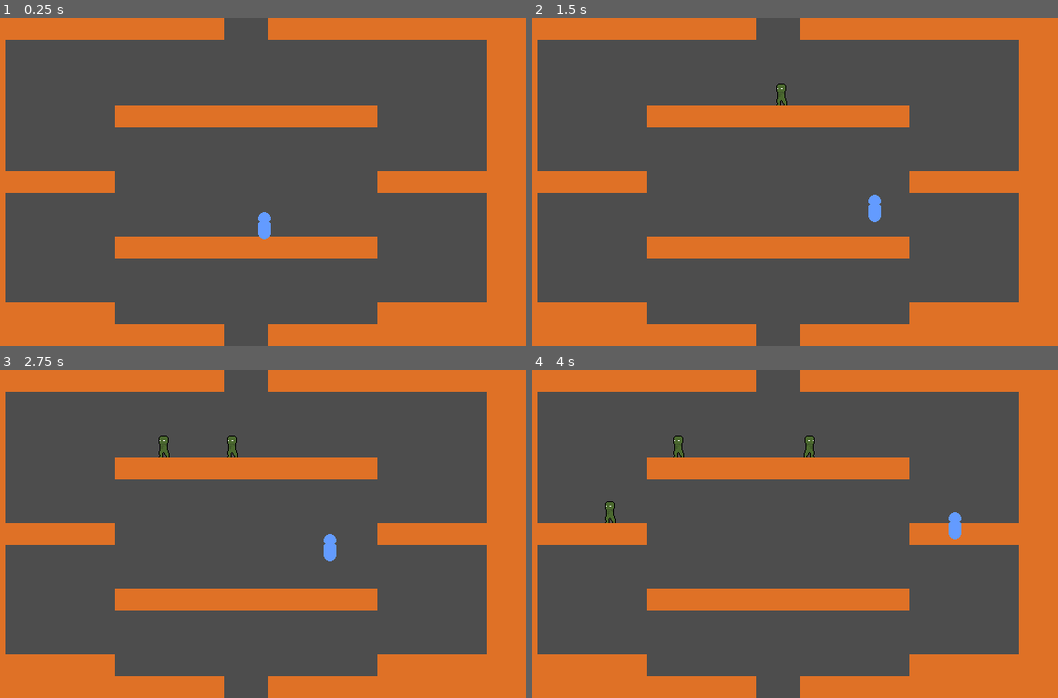
Above: before the commit, frames 1-4 (two rows, left to right).
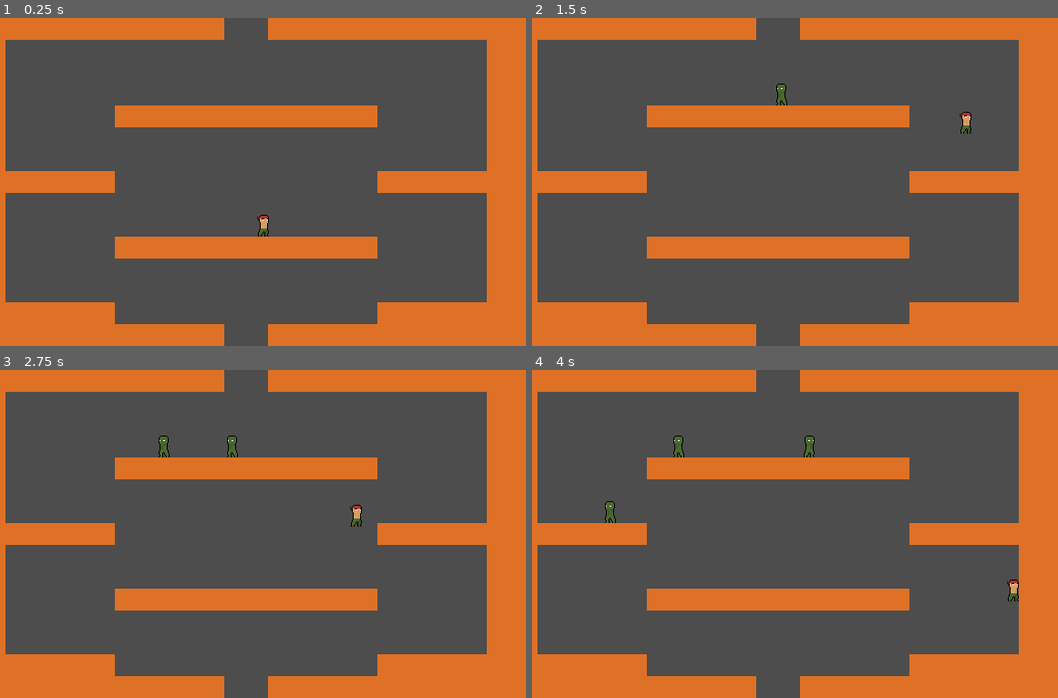
Above: after the commit, the same moments.

Repository: joshuajenner/battle-boxes
Game: Godot game, scene res://levels/level_test/level_test.tscn
The game is run twice, just before and just after one commit, with the same random seed, the same clock (stepped at 60 frames per second) and the same inputs.
Inputs:
- Up to frame 1 (0.25 s): no input
- Up to frame 2 (1.5 s): tap Enter at 0.5 s; hold D (move_right) from 0.53 s (still down); tap W (move_up) at 0.6, 0.77, 1.07, 1.35 s
- Up to frame 3 (2.75 s): tap W (move_up) at 1.52, 1.82, 2.1 s; release D (move_right) at 2.03 s; hold A (move_left) from 2.03 s (still down)
- Up to frame 4 (4 s): release A (move_left) at 2.78 s; hold D (move_right) from 2.78 s (still down); tap W (move_up) at 2.85, 3.02, 3.32, 3.6, 3.77 s

The runs differ from the first frame. In frame 1, 0.2% of the frame differs, in the area x 48-52%, y 59-68%; in frame 2, 0.3%, in the area x 63-84%, y 28-63%; in frame 3, 0.3%; in frame 4, 0.3%.

Commit message:
Updated player

Diff:
--- a/player/player.gd
+++ b/player/player.gd
@@ -1,17 +1,21 @@
 extends CharacterBody2D
 
 
-var move_speed: float = 100
+var move_speed: float = 200
+var jump_speed: float = -400
 
 
 func _ready() -> void:
 	pass
 
 
-func get_input():
-	var input_direction = Input.get_vector("move_left", "move_right", "move_up", "move_down")
-	velocity = input_direction * move_speed
+func _physics_process(delta: float) -> void:
+	if not is_on_floor():
+		velocity += get_gravity() * delta
 
-func _physics_process(delta):
-	get_input()
+	if Input.is_action_just_pressed("move_up") and is_on_floor():
+		velocity.y = jump_speed
+
+	var input_direction: float = Input.get_axis("move_left", "move_right")
+	velocity.x = input_direction * move_speed
 	move_and_slide()
--- a/player/player.tscn
+++ b/player/player.tscn
@@ -4,13 +4,15 @@
 [ext_resource type="Script" uid="uid://e818w2120bhr" path="res://player/player.gd" id="1_rkbax"]
 
 [sub_resource type="CapsuleShape2D" id="CapsuleShape2D_ahg1b"]
-radius = 7.0
+radius = 5.0
+height = 24.0
 
 [node name="Player" type="CharacterBody2D" unique_id=241208287]
+collision_mask = 7
 script = ExtResource("1_rkbax")
+
+[node name="Sprite2D" type="Sprite2D" parent="." unique_id=1794200612]
+texture = ExtResource("1_oul6g")
 
 [node name="CollisionShape2D" type="CollisionShape2D" parent="." unique_id=906684569]
 shape = SubResource("CapsuleShape2D_ahg1b")
-
-[node name="Sprite2D" type="Sprite2D" parent="." unique_id=1794200612]
-texture = ExtResource("1_oul6g")
Binary file changed: player/player.png
